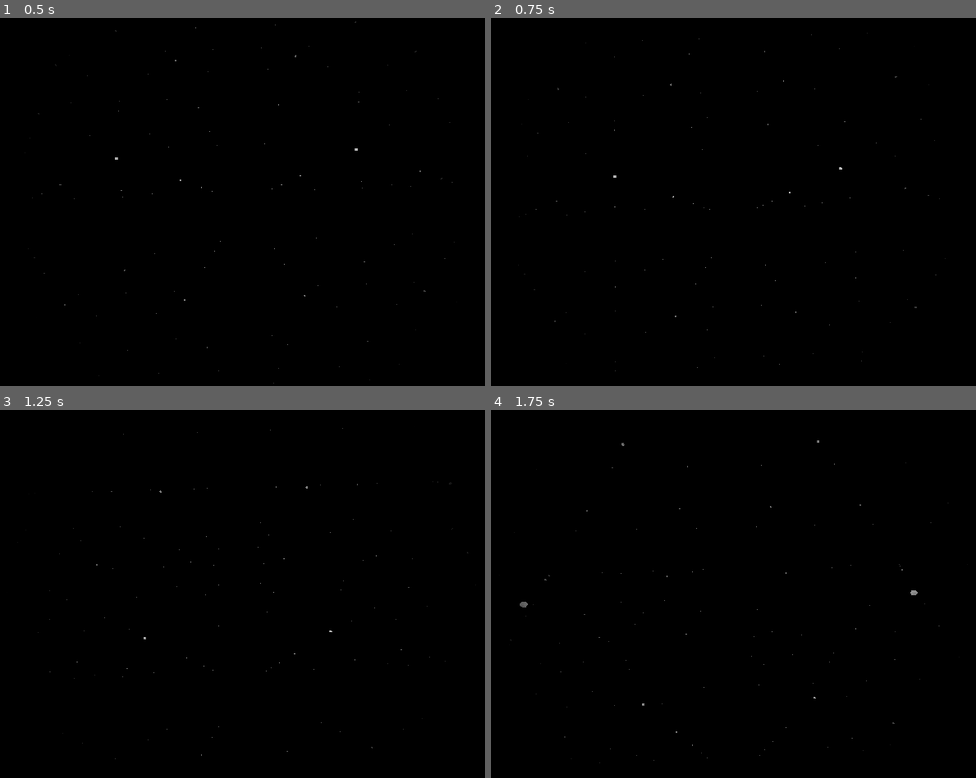
Above: before the commit, frames 1-4 (two rows, left to right).
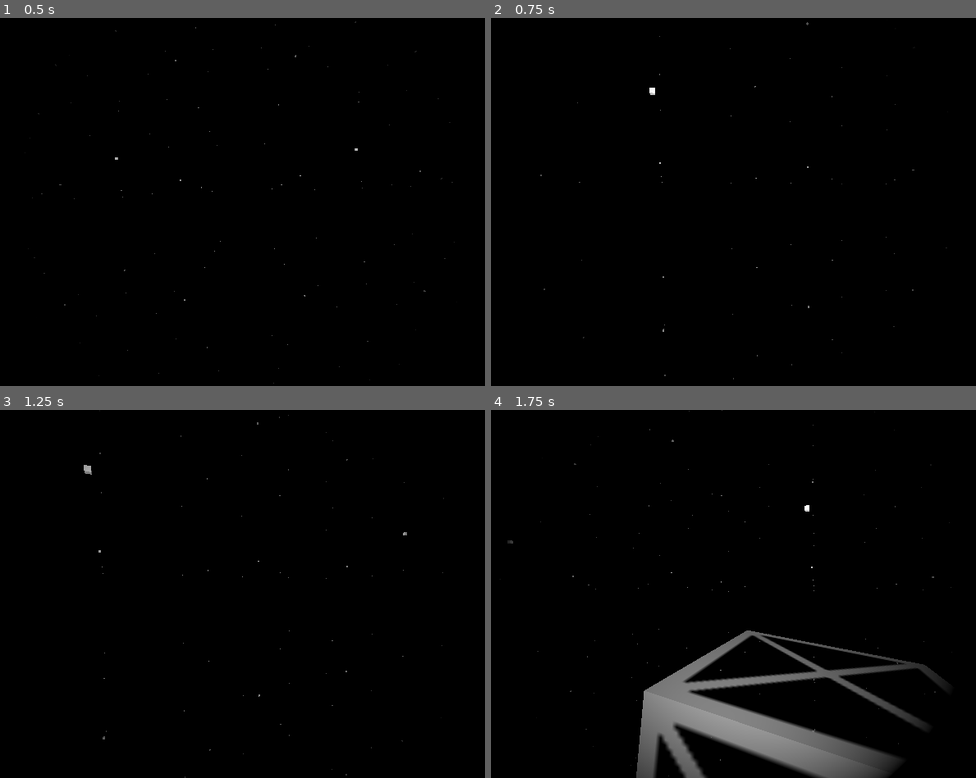
Above: after the commit, the same moments.

Repository: Griiimon/Cosmic-Constructors
Game: Godot game, scene res://game/game.tscn
Two runs of this game, one before a commit and one after it. Both use one fixed random seed, a clock stepped at 60 frames per second and the inputs below.
Inputs (mouse positions are in pixels of both pictures, inside the frame that each line leads up to):
- Up to frame 1 (0.5 s): no input
- Up to frame 2 (0.75 s): tap Enter at 0.5 s; move the mouse to (772, 202) at 0.52 s; hold S (pitch_up) from 0.53 s (still down)
- Up to frame 3 (1.25 s): keep holding S (pitch_up)
- Up to frame 4 (1.75 s): keep holding S (pitch_up); move the mouse to (704, 594) at 1.27 s

Frame 1 is identical in both runs. In frame 2, 0.1% of the frame differs, in the area x 5-95%, y 1-99%; in frame 3, 0.1%; in frame 4, 9.7%, in the area x 3-95%, y 0-100%.

Commit message:
mouse controls

Diff:
--- a/game/core/player/player_eva_state.gd
+++ b/game/core/player/player_eva_state.gd
@@ -12,6 +12,9 @@
 
 @export var dampeners_active: bool= true
 
+var yaw_input: float
+var pitch_input: float
+var roll_input: float
 
 
 func on_enter():
@@ -20,18 +23,22 @@
 
 
 func on_physics_process(delta: float):
-	var yaw_input= Input.get_axis("yaw_right", "yaw_left")
+	#var yaw_input= Input.get_axis("yaw_right", "yaw_left")
 	var roll_input= Input.get_axis("roll_right", "roll_left")
-	var pitch_input= Input.get_axis("pitch_down", "pitch_up")
+	#var pitch_input= Input.get_axis("pitch_down", "pitch_up")
 
-	#var basis= player.transform.basis
-	#basis= basis.rotated(basis.z, roll_input * roll_factor * delta)
-	#basis= basis.rotated(basis.x, pitch_input * pitch_factor * delta)
-	#basis= basis.rotated(basis.y, yaw_input * yaw_factor * delta)
-#
-	#player.transform.basis= basis
-	player.apply_torque(player.to_global(Vector3(pitch_input * pitch_factor, yaw_input * yaw_factor, roll_input * roll_factor)) * delta)
+	var input_torque: Vector3= player.to_global(Vector3(pitch_input * pitch_factor, yaw_input * yaw_factor, roll_input * roll_factor))
+	pitch_input= 0
+	yaw_input= 0
+
+	player.apply_torque(input_torque * delta)
 
 	var move_input= Input.get_axis("move_back", "move_forward")
 
 	player.apply_central_force(move_input * -player.global_basis.z * acceleration)
+
+
+func on_input(event: InputEvent):
+	if event is InputEventMouseMotion:
+		yaw_input= -event.relative.x
+		pitch_input= -event.relative.y
